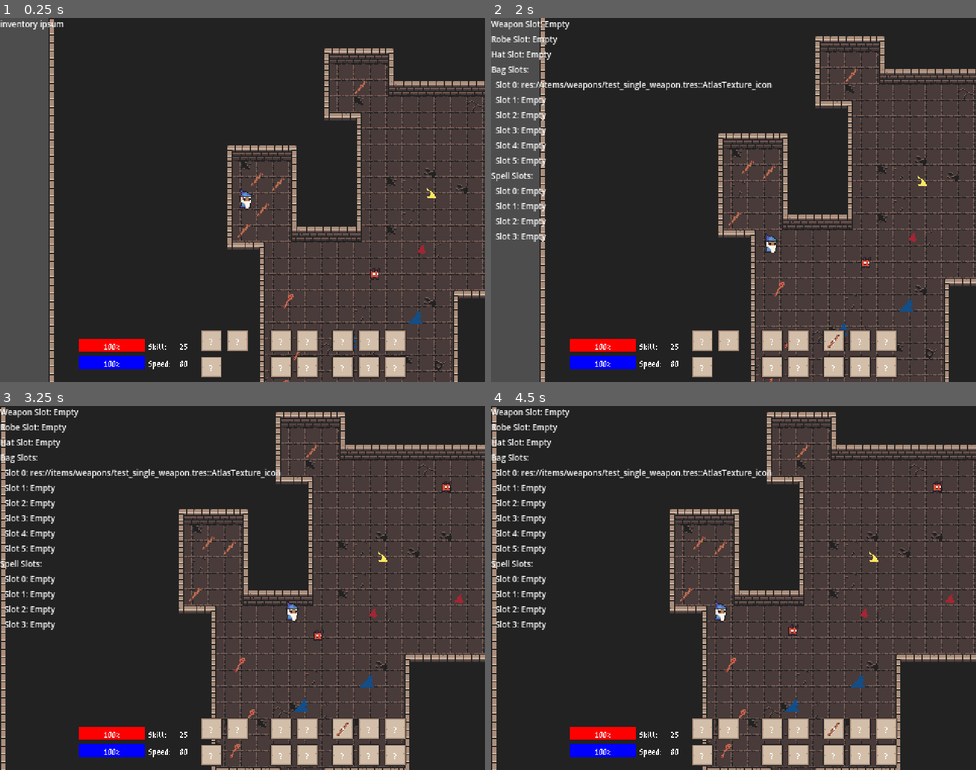
Above: before the commit, frames 1-4 (two rows, left to right).
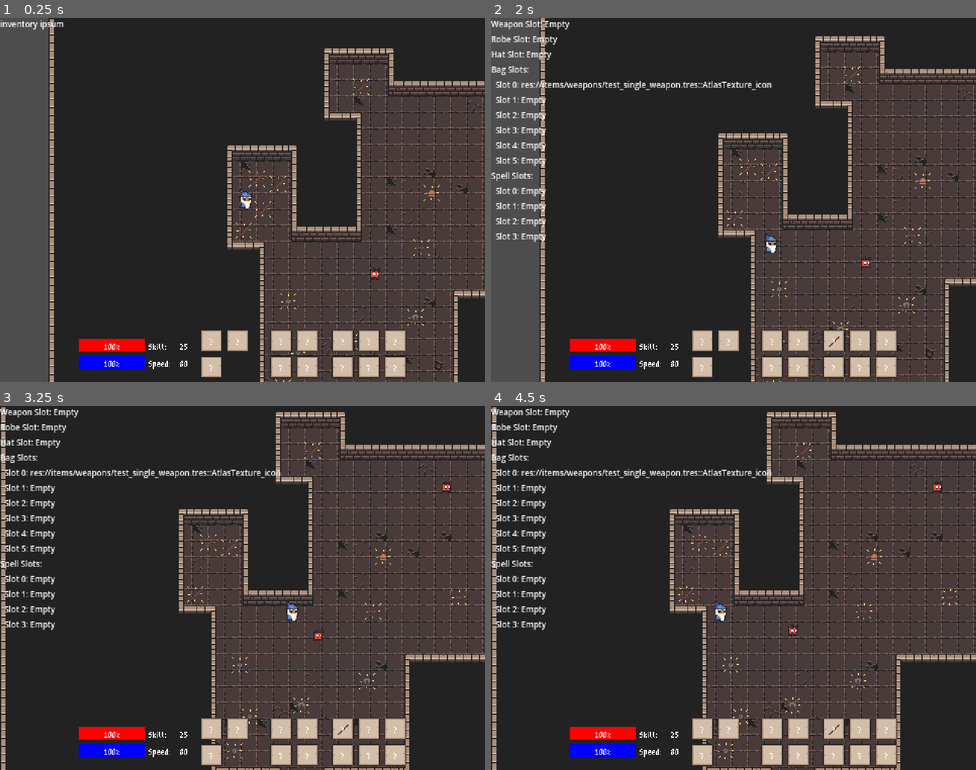
Above: after the commit, the same moments.

Repository: lownpho/mages
Game: Godot game, scene res://scenes/world.tscn
The game is run twice, just before and just after one commit, with the same random seed, the same clock (stepped at 60 frames per second) and the same inputs.
Inputs (mouse positions are in pixels of both pictures, inside the frame that each line leads up to):
- Up to frame 1 (0.25 s): no input
- Up to frame 2 (2 s): move the mouse to (840, 181) at 0.52 s; press the mouse at (840, 181) at 0.53 s; hold D (right) 0.53-1.28 s; tap Enter at 1.25 s; move the mouse to (636, 218) at 1.27 s; release the mouse at (636, 218) at 1.28 s; hold S (down) from 1.28 s (still down); right-click (636, 218) at 1.35 s; click (636, 218) at 1.55 s
- Up to frame 3 (3.25 s): move the mouse to (291, 507) at 2.02 s; release S (down) at 2.03 s; press the mouse at (291, 507) at 2.03 s; hold D (right) 2.03-2.78 s; move the mouse to (218, 660) at 2.77 s; release the mouse at (218, 660) at 2.78 s; hold W (up) from 2.78 s (still down); click (218, 660) at 2.85 s
- Up to frame 4 (4.5 s): move the mouse to (879, 642) at 3.52 s; release W (up) at 3.53 s; press the mouse at (879, 642) at 3.53 s; hold A (left) from 3.53 s (still down); right-click (879, 642) at 3.6 s; move the mouse to (588, 533) at 4.27 s; release the mouse at (588, 533) at 4.28 s; click (588, 533) at 4.35 s

The runs differ from the first frame. In frame 1, 0.4% of the frame differs, in the area x 48-91%, y 16-100%; in frame 2, 0.4%; in frame 3, 0.5%, in the area x 38-97%, y 10-97%; in frame 4, 0.5%.

Commit message:
Item sprite swap

Diff:
--- a/characters/player/player.gd
+++ b/characters/player/player.gd
@@ -22,7 +22,6 @@
 
 var weapon: WeaponNode
 var hat: ItemResource
-var weapon_held: bool = false
 
 func _ready() -> void:
 	add_to_group("player")
@@ -46,12 +45,6 @@
 	mana = max_mana
 	_broadcast_stats()
 
-# Press detected via _unhandled_input so GUI clicks don't trigger weapon fire.
-# Release detected by polling in _handle_weapon_input so it's never missed.
-func _unhandled_input(event: InputEvent) -> void:
-	if event.is_action_pressed("weapon"):
-		weapon_held = true
-
 func get_input_direction() -> Vector2:
 	var direction_x := Input.get_axis("left", "right")
 	var direction_y := Input.get_axis("up", "down")
@@ -61,12 +54,9 @@
 	if not weapon:
 		return
 
-	if not Input.is_action_pressed("weapon"):
-		weapon_held = false
-
-	if weapon_held and mana >= weapon.mana_cost and weapon.can_fire:
+	if Input.is_action_pressed("weapon") and mana >= weapon.mana_cost and weapon.can_fire:
 		var mouse_position = get_global_mouse_position()
-		var fire_direction = (mouse_position - position).normalized()
+		var fire_direction = (mouse_position - global_position).normalized()
 
 		mana -= weapon.mana_cost
 		GlobalEvent.player_mana_changed.emit(mana)
--- a/items/hats/skill_hat.tres
+++ b/items/hats/skill_hat.tres
@@ -5,7 +5,7 @@
 
 [sub_resource type="AtlasTexture" id="AtlasTexture_icon"]
 atlas = ExtResource("2_atlas")
-region = Rect2(16, 0, 16, 16)
+region = Rect2(0, 16, 16, 16)
 
 [resource]
 script = ExtResource("1_script")
--- a/items/hats/wisdom_hat.tres
+++ b/items/hats/wisdom_hat.tres
@@ -5,7 +5,7 @@
 
 [sub_resource type="AtlasTexture" id="AtlasTexture_icon"]
 atlas = ExtResource("2_atlas")
-region = Rect2(0, 0, 16, 16)
+region = Rect2(0, 32, 16, 16)
 
 [resource]
 script = ExtResource("1_script")
--- a/items/pickup_item.tscn
+++ b/items/pickup_item.tscn
@@ -1,12 +1,35 @@
-[gd_scene load_steps=4 format=3 uid="uid://dix81e2eu2yg1"]
+[gd_scene load_steps=8 format=3 uid="uid://dix81e2eu2yg1"]
 
 [ext_resource type="Script" uid="uid://diux2k5rv6r8v" path="res://items/pickup_item.gd" id="1_gc0r4"]
+[ext_resource type="Texture2D" uid="uid://ch4trsuidtq7m" path="res://items/drop_indicator.png" id="2_edkex"]
 
 [sub_resource type="CircleShape2D" id="CircleShape2D_p6t4b"]
 radius = 6.0
 
 [sub_resource type="PlaceholderTexture2D" id="PlaceholderTexture2D_27y4t"]
 size = Vector2(16, 16)
+
+[sub_resource type="AtlasTexture" id="AtlasTexture_bklxq"]
+atlas = ExtResource("2_edkex")
+region = Rect2(0, 0, 16, 16)
+
+[sub_resource type="AtlasTexture" id="AtlasTexture_v852d"]
+atlas = ExtResource("2_edkex")
+region = Rect2(16, 0, 16, 16)
+
+[sub_resource type="SpriteFrames" id="SpriteFrames_d61ir"]
+animations = [{
+"frames": [{
+"duration": 1.0,
+"texture": SubResource("AtlasTexture_bklxq")
+}, {
+"duration": 1.0,
+"texture": SubResource("AtlasTexture_v852d")
+}],
+"loop": true,
+"name": &"default",
+"speed": 2.0
+}]
 
 [node name="PickupItem" type="Area2D"]
 collision_layer = 0
@@ -19,3 +42,8 @@
 
 [node name="Sprite2D" type="Sprite2D" parent="."]
 texture = SubResource("PlaceholderTexture2D_27y4t")
+
+[node name="AnimatedSprite2D" type="AnimatedSprite2D" parent="."]
+sprite_frames = SubResource("SpriteFrames_d61ir")
+autoplay = "default"
+frame_progress = 0.210235
--- a/items/weapons/test_multiple_weapon.tres
+++ b/items/weapons/test_multiple_weapon.tres
@@ -6,7 +6,7 @@
 
 [sub_resource type="AtlasTexture" id="AtlasTexture_icon"]
 atlas = ExtResource("2_atlas")
-region = Rect2(16, 0, 16, 16)
+region = Rect2(0, 32, 16, 16)
 
 [resource]
 script = ExtResource("1_script")
Binary file added: items/drop_indicator.png
Not shown, added: items/drop_indicator.png.import
Binary file changed: items/hats/hats.png
Binary file added: items/robes/robes.png
Not shown, added: items/robes/robes.png.import
Binary file added: items/spells/spells.png
Not shown, added: items/spells/spells.png.import
Binary file changed: items/weapons/weapons.png
